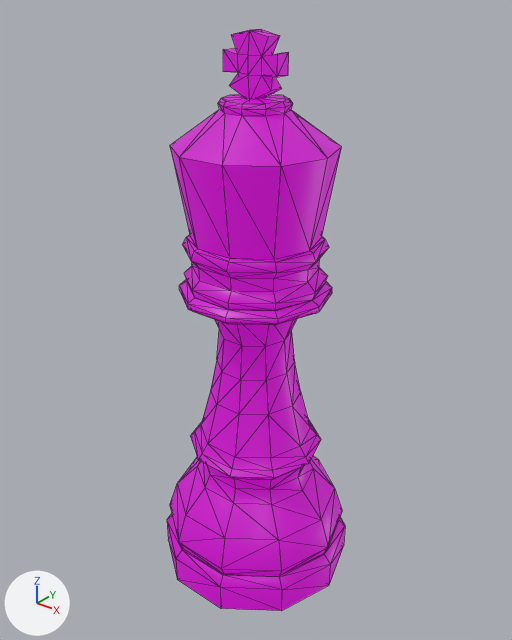
One commit to the glTF model assets/toy/item-5-11.glb: the scene before it, then after it.
Rendered twice from a camera (50 mm lens) standing at (0.171, -0.214, 0.257) and looking at (-0.001, 0.002, 0.124). The lights are fixed; the arrows at lower left show +X, +Y and +Z. The first picture is the older version. Mesh edges are drawn as thin lines. Where no turn or scale is listed for an object, it has been applied to the vertices.

Objects in the first picture: 'BlackKing'.
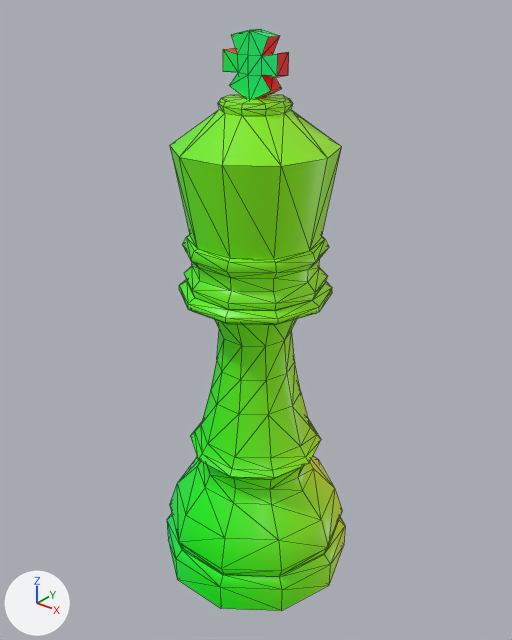
Location of each change, [x1, y1, x2, y2] in pixels of the pictures (512 x 640 px):
```json
{"object": "BlackKing", "change": "surface changed", "before": [167, 29, 345, 611], "after": [167, 29, 345, 611], "on screen": "purple to green"}
```

Edits to the scene script, one JSON object a line:
```json
{"op": "add", "block": "img_image_1", "code": ["img_image_1 = load_image('Image_1', '_unpacked/Image_1', 64, 64, 'sRGB')"]}
{"op": "add", "block": "img_image_0", "code": ["img_image_0 = load_image('Image_0', '_unpacked/Image_0', 64, 64, 'sRGB')"]}
{"block": "mat_piece_5_11", "change": "nodes: BsdfPrincipled, OutputMaterial"}
{"block": "mat_piece_5_11", "change": "colours: purple #840084, purple #9d009d"}
{"block": "mat_piece_5_11", "change": "nodes: BsdfPrincipled, Mix, OutputMaterial, TexImage x2"}
{"block": "mat_piece_5_11", "change": "colours: white #f3f3f3"}
{"block": "mat_piece_5_11", "change": "uses the picture img_image_0"}
{"block": "mat_piece_5_11", "change": "uses the picture img_image_1"}
```
